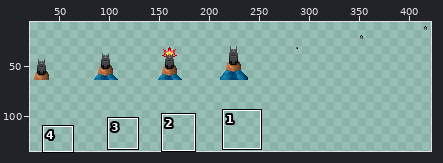
A sprite sheet gets an edit: res/img/WeaponsTileset.png. The first picture is a wide view before the edit; the outline marks the close-up.
Close-up. The starting point:
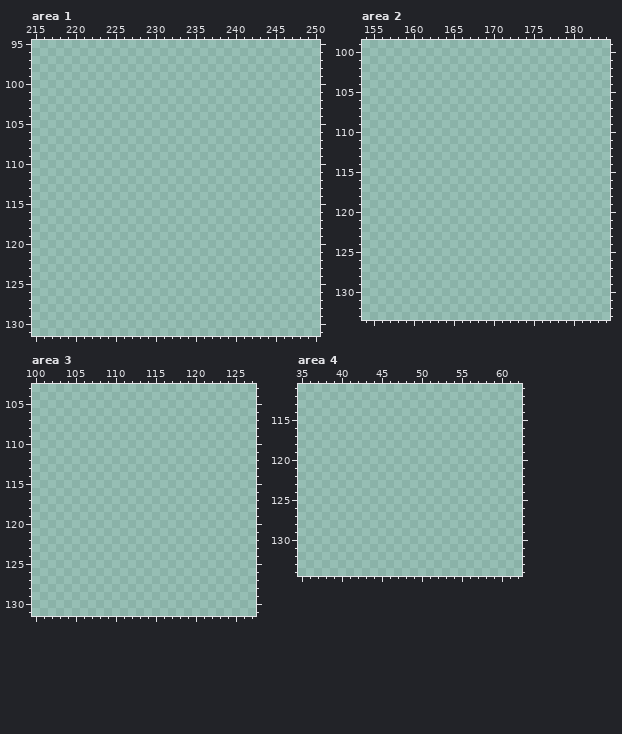
The file is 448x448 pixels. Colours within 5 levels of each other are drawn and written as one. Shown: area 1: x 215..250, y 95..131; area 2: x 154..184, y 99..133; area 3: x 100..127, y 103..131; area 4: x 35..62, y 111..134. The wide view leaves out empty margins.
The result:
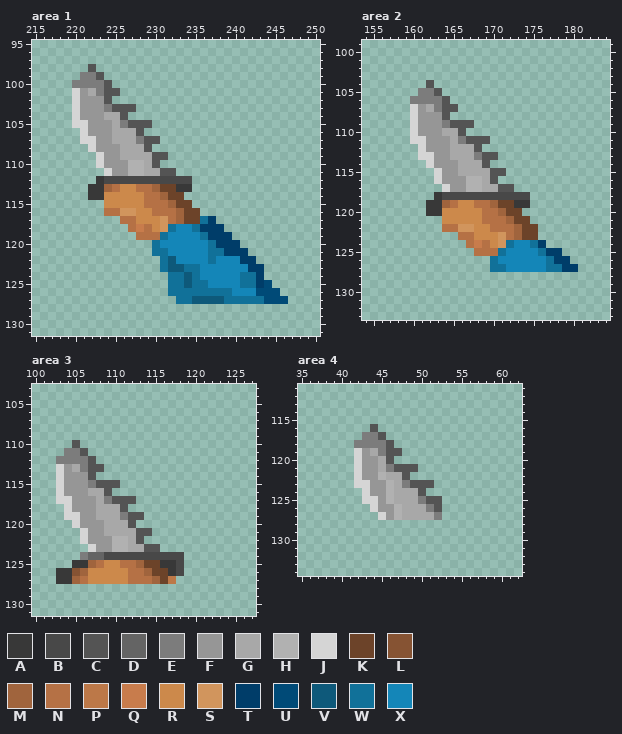
Palette (. is transparent): A #383838  B #484848  C #545454  D #646464  E #7c7c7c  F #969696  G #a8a8a8  H #b1b1b1  J #d5d5d5  K #6c4329  L #865333  M #a0643d  N #b57145  P #bc7848  Q #c87c4c  R #cc894b  S #d1955d  T #003d69  U #004a77  V #0e597a  W #117199  X #1486b8
What changed:
Changed rows in their new state; - is an unchanged pixel.
Area 1:
first column x 220:
 98 --C------------------------
 99 -EEC-----------------------
100 EEEEC----------------------
101 JFGECC---------------------
102 JFFFC----------------------
103 JFFFECCC-------------------
104 JFFFGGC--------------------
105 JJFFFGECCC-----------------
106 -JFFFGGGC------------------
107 -JJFFGGGECC----------------
108 --JFFFGGGC-----------------
109 ---JFFGGGGCC---------------
110 ---JFFFHHGC----------------
111 ----JFFHHGGCC--------------
112 ---ABBBBBBBBBBB------------
113 --AAMNRRNNMKKAA------------
114 --AARRRRRNNMKK-------------
115 ----RRRRRNNNMKK------------
116 ----NNSSRRNNNMKK-----------
117 ------NNRRRSNMKKWT---------
118 -------NQNRSWXXWTTT--------
119 --------NNNWXXXXWTTT-------
120 ----------WXXXXXXWTTT------
121 ----------WWXXXXXWWTTT-----
122 -----------WVXXXXWXXXTT----
123 -----------WVVWWXXXXXXTT---
124 ------------WWVWXXXXXWWT---
125 ------------WWVWWXXXXWWTU--
126 ------------WWWWWWWWXXXUUU-
127 -------------WWVVVVWWWWWUUU
Area 2:
first column x 160:
104 --C------------------
105 -EEC-----------------
106 EEEEC----------------
107 JFGECC---------------
108 JFFFC----------------
109 JFFFECCC-------------
110 JFFFGGC--------------
111 JJFFFGECCC-----------
112 -JFFFGGGC------------
113 -JJFFGGGECC----------
114 --JFFFGGGC-----------
115 ---JFFGGGGCC---------
116 ---JFFFHHGC----------
117 ----JFFHHGGCC--------
118 ---ABBBBBBBBBBB------
119 --AAMNRRNNMKKAA------
120 --AARRRRRNNMKK-------
121 ----RRRRRNNNMKK------
122 ----NNSSRRNNNMKK-----
123 ------NNRRRSNMKK-----
124 -------NQNRSWXXWT----
125 --------NNNWXXXXWTT--
126 ----------WXXXXXXWTT-
127 ----------WWXXXXXWWTT
Area 3:
first column x 103:
110 --C-------------
111 -EEC------------
112 EEEEC-----------
113 JFGECC----------
114 JFFFC-----------
115 JFFFECCC--------
116 JFFFGGC---------
117 JJFFFGECCC------
118 -JFFFGGGC-------
119 -JJFFGGGECC-----
120 --JFFFGGGC------
121 ---JFFGGGGCC----
122 ---JFFFHHGC-----
123 ----JFFHHGGCC---
124 ---EDDBBBBBBBBBB
125 --AAMNRRNNMKKAAB
126 AALMRRRRRNNMKKAB
127 AAMNRRRRRNNNMKP-
Area 4:
first column x 42:
116 --C--------
117 -EEC-------
118 EEEEC------
119 JFGECC-----
120 JFFGC------
121 JFFGECCC---
122 JFFHGGC----
123 JJFFHGECCC-
124 -JFFHGGGC--
125 -JJFHGGGECC
126 --JFFHGGGEC
127 ---JFHGGGGE
Pixel boxes of the changes (left, top, right, bottom) in both close-ups:
added: (72, 64, 288, 304)
added: (410, 80, 578, 272)
added: (56, 440, 184, 584)
added: (354, 424, 442, 520)
